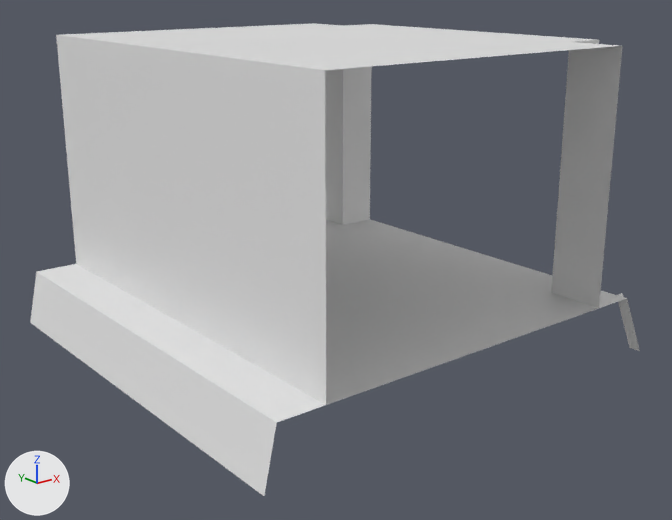
Renders of the FBX model Assets/Prefabs/Environment/New/1 Side Building.fbx from each side of a commit.
Before and after are seen from a 50 mm camera at (-2.48, -3.23, 1.39) aimed at (0.01, -0.11, 0.14). Every picture has the same lights, and +X, +Y and +Z are marked at lower left. Where no turn or scale is listed for an object, it has been applied to the vertices. Vertices at the same position are counted once.

The first picture shows '1 Side', '1 Side Ground'.
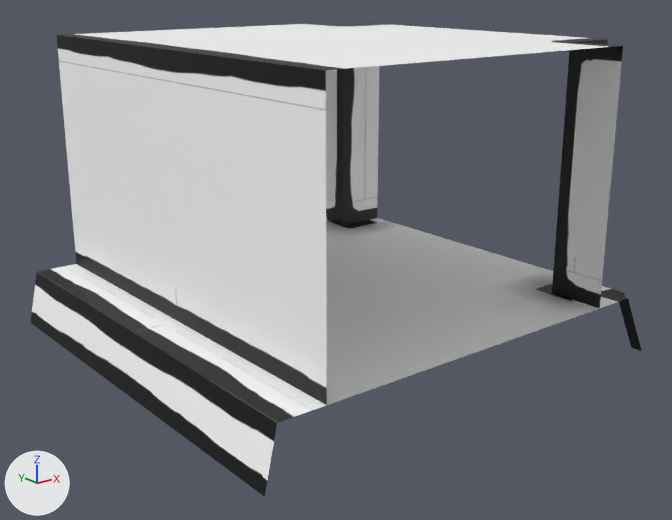
The newer file is also turned or shifted as a whole; pictures and numbers use the older file's frame.

What changed in the scene script:
```text
Add img_white_base_color_png:
    img_white_base_color_png = load_image('WHITE_Base_color.png', '../../../Art/2D Textures/House/Final/WHITE_Base_color.png', 4096, 4096, 'sRGB')
Change mat_white:
    remove mat_white.base_color = (0.8, 0.8, 0.8)  # white #e7e7e7
    add mat_white.texture = img_white_base_color_png
Change me_cube_019:
    where me_cube_019.from_pydata(...)  # 234 vertices, 198 faces; spans x -0.74..0.94, y -1.0..1.0, z -0.22..0.88
    used by ob_1_side; location = (0.0, 0.0, 0.223)
    me_cube_019 part 1: all 34 vertices in x 0.85..0.94, y -0.74..0.74, z -0.22..0.88 are moved by (0.06, 0.0, 0.0)
```

Where the change shows, as pixel boxes [x1, y1, x2, y2] in the pictures (672 x 520 px; the box of a moved part takes in the faces that stretch with it):
'1 Side', surface changed, reshaped (grey to white): before [56, 23, 623, 405]; after [57, 23, 623, 405]
'1 Side Ground', surface changed: [30, 218, 642, 497] in both
part 1 of me_cube_019, moved or reshaped: before [349, 24, 599, 224]; after [350, 24, 608, 224]
